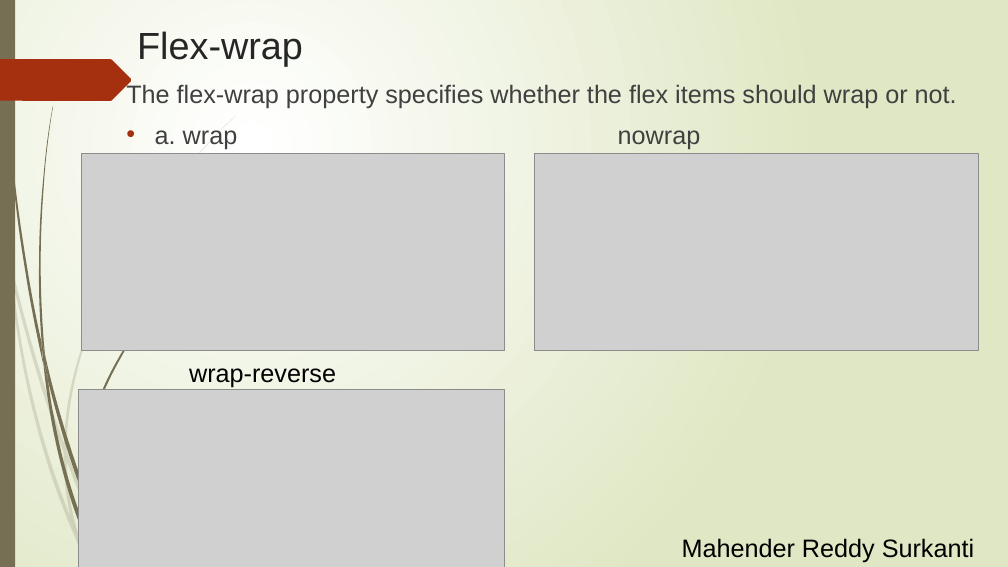
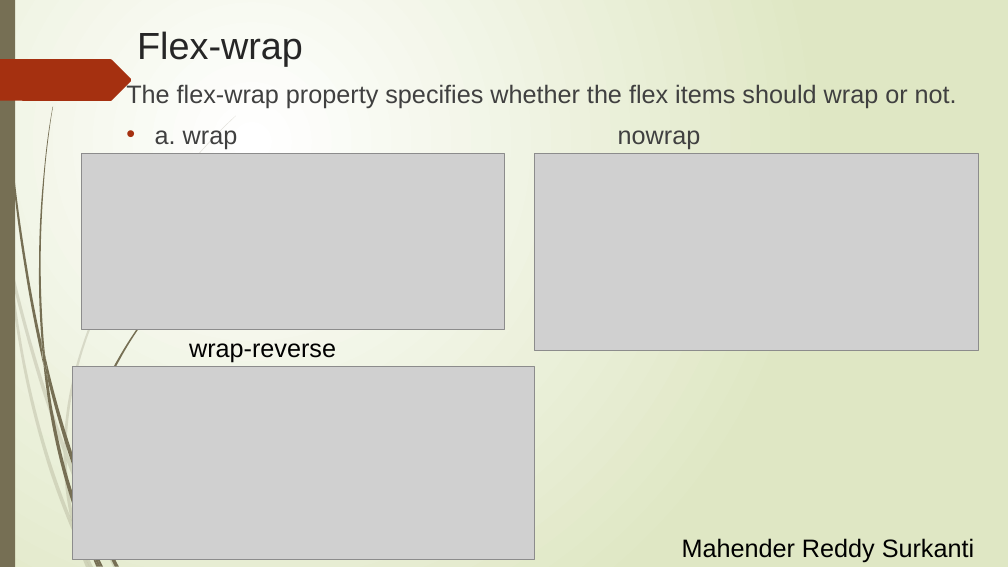
Before and after one commit to Rithima-Reddy/CSS-FLEXBOX, a slide deck: slide 8 of docs/Flexbox_Grid.pptx (slide 7 before the commit). Drawn at 1008x567 pixels with LibreOffice and Linux fonts; fonts in the diff are those of the drawing; grey boxes stand for pictures. Boxes give left, top, right and bottom in pixels: in the first picture for what was removed or moved away, otherwise in the second. Text is boxed around its words. In the diff, an @@ line names an element or a change of style, - is before the commit and + after.

```diff
--- a/docs/Flexbox_Grid.pptx
+++ b/docs/Flexbox_Grid.pptx
@@ picture: place and size @@
-picture at <box>82,154,504,351</box>
+picture at <box>82,154,504,330</box>
@@ text "wrap-reverse": place and size @@
-text "wrap-reverse" at <box>189,368,336,388</box>
+text "wrap-reverse" at <box>189,343,336,363</box>
@@ picture: place and size @@
-picture at <box>79,389,504,567</box>
+picture at <box>73,367,535,560</box>
```
Also in this commit, not shown: 5 other slides changed, 2 slides added.
